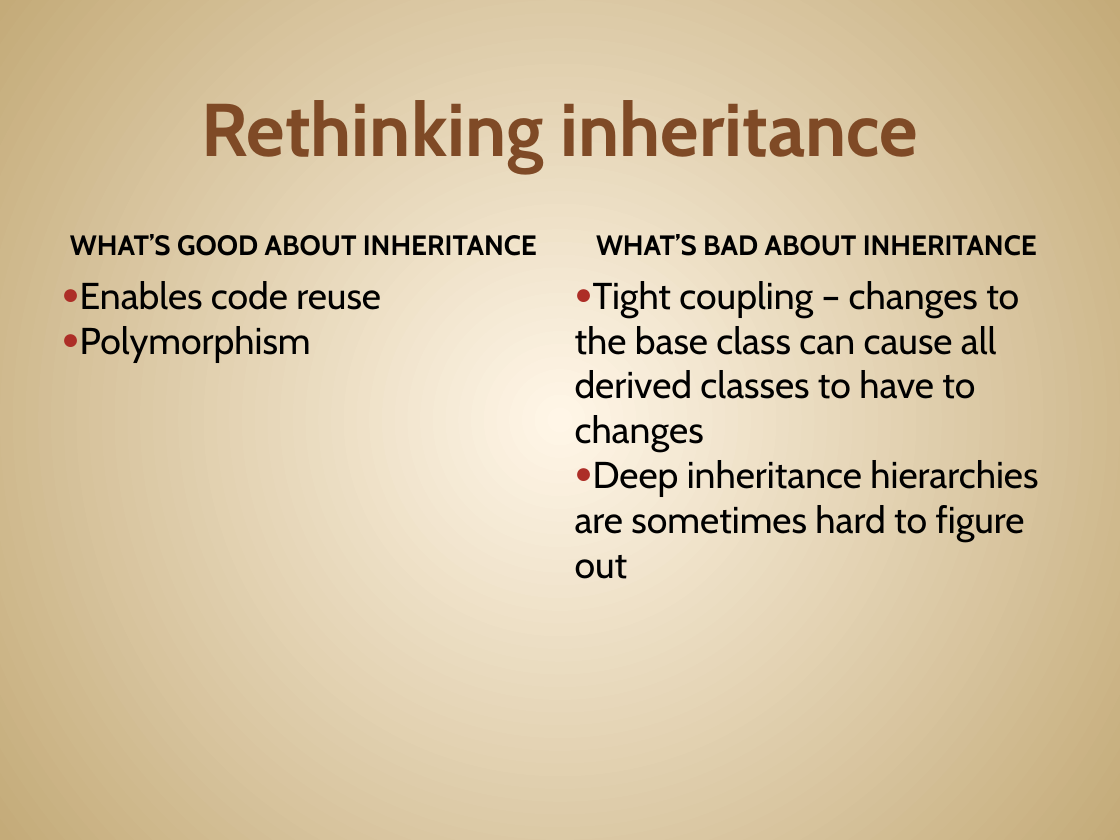
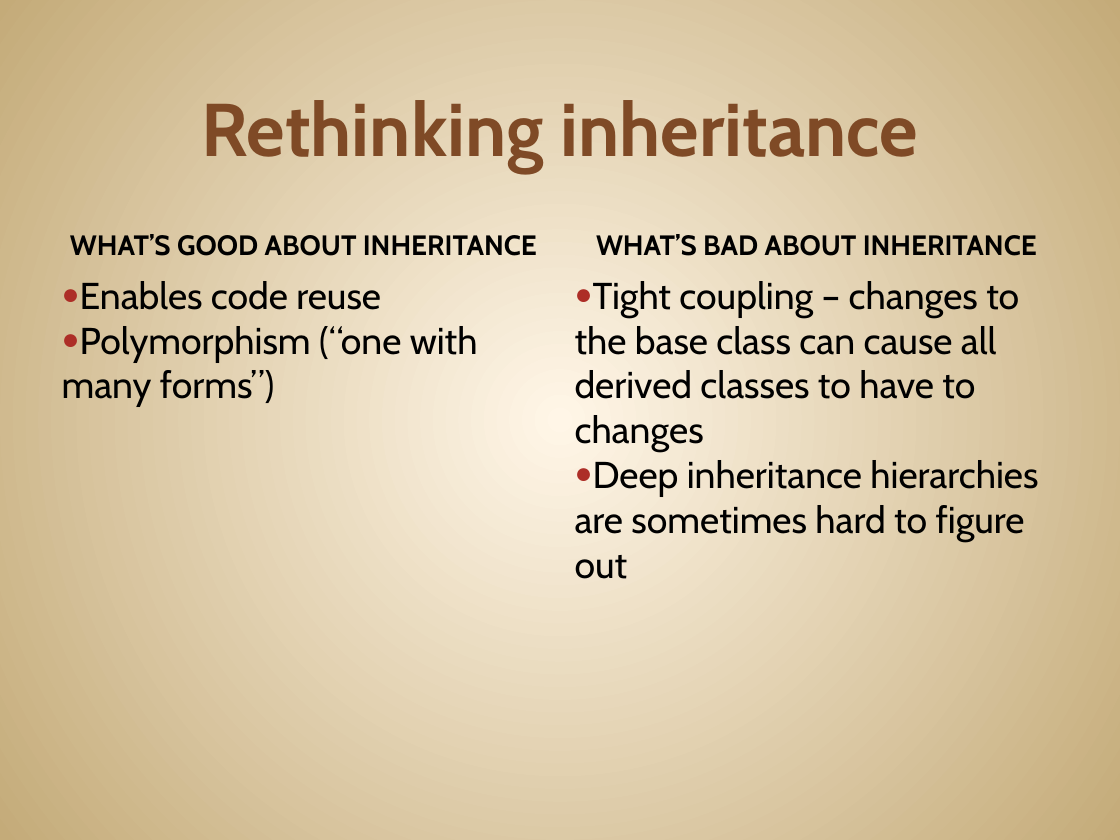
Before and after one commit to JonKruger/oop-solid-sample, a slide deck: slide 26 of slides/OOP-SOLID-CodeMash.pptx (slide 25 before the commit). Drawn at 1120x840 pixels with LibreOffice and Linux fonts; fonts in the diff are those of the drawing. Boxes give left, top, right and bottom in pixels: in the first picture for what was removed or moved away, otherwise in the second. Text is boxed around its words. In the diff, an @@ line names an element or a change of style, - is before the commit and + after.

```diff
--- a/slides/OOP-SOLID-CodeMash.pptx
+++ b/slides/OOP-SOLID-CodeMash.pptx
@@ text at (62,326,478,407): text changed @@
-● Polymorphism
+● Polymorphism (“one with many forms”)
```
Also in this commit, not shown: 3 other slides changed, 1 slide added.
